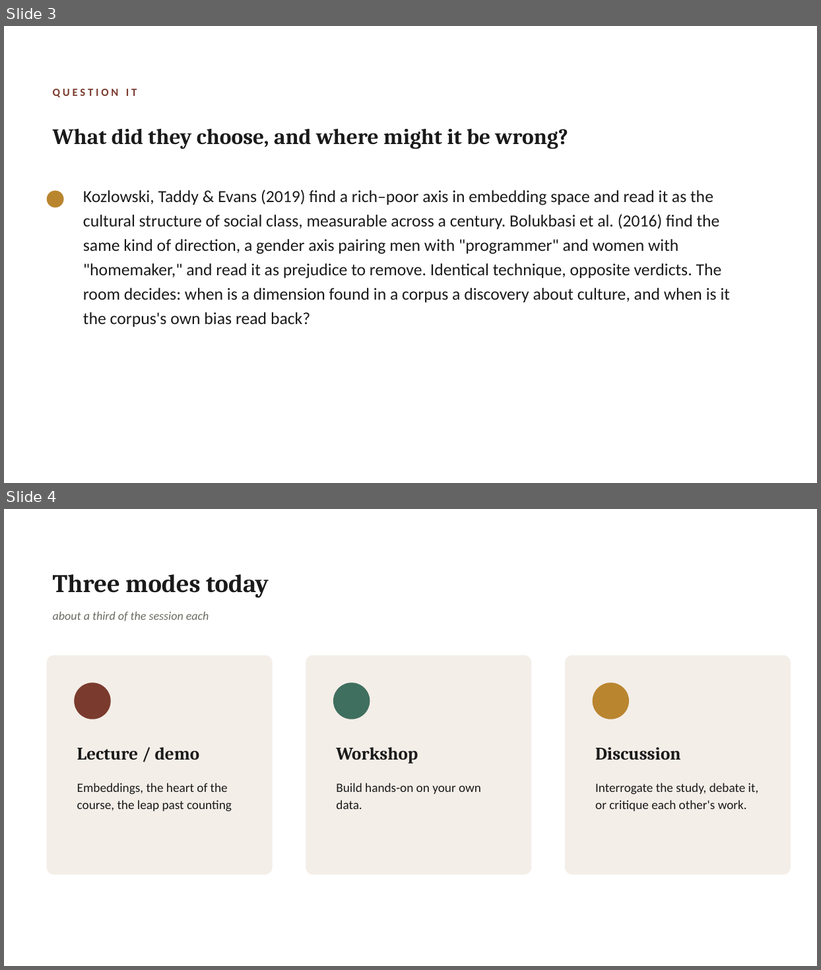
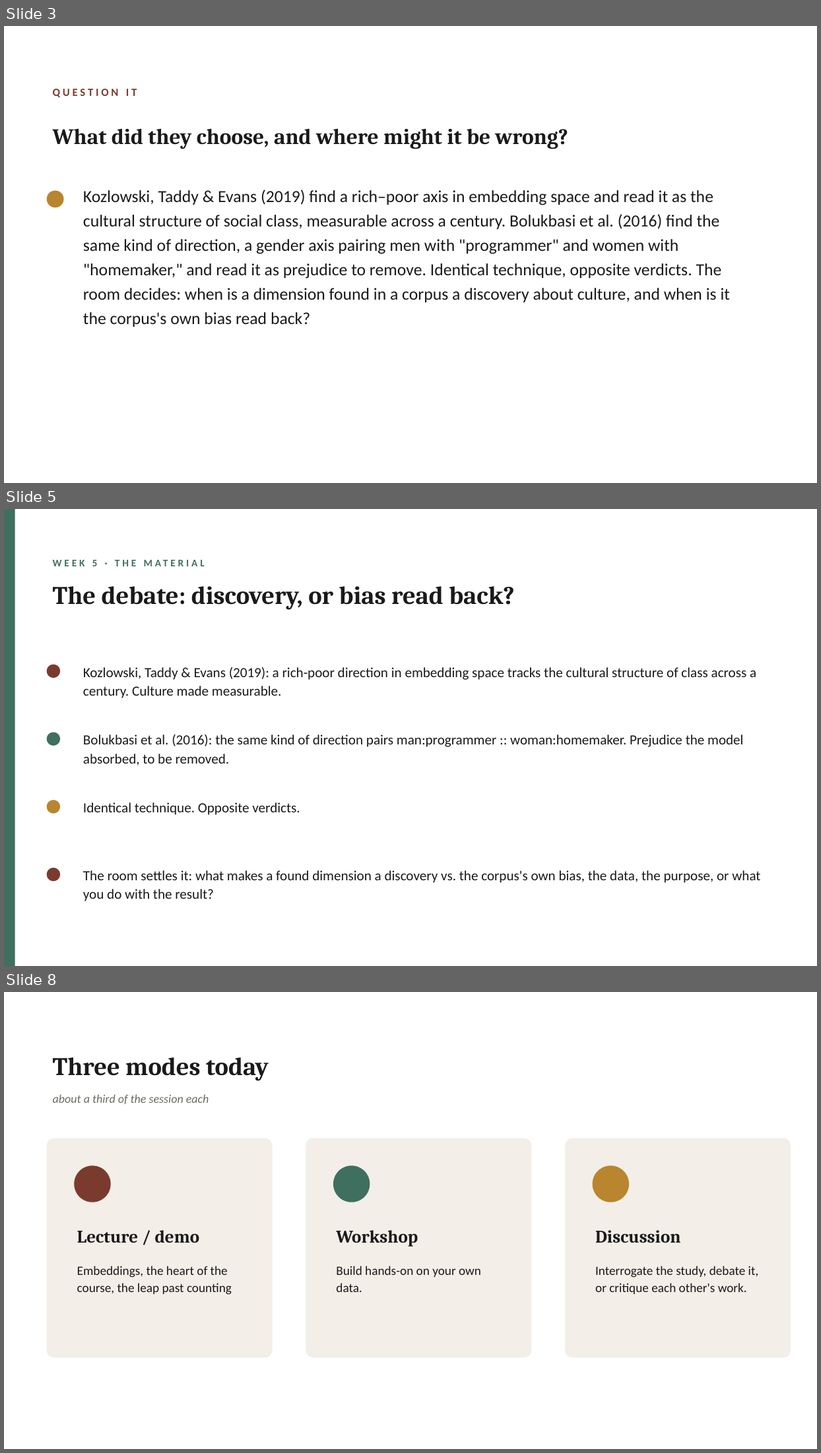
Before and after one commit to lucianli123/culture-as-data-2026, a slide deck: slides/pptx/week-05.pptx. Shown one above the other, each under a label of ours: slides 3 and 4 before the commit, slides 3, 5 and 8 after it; the slides between them are not shown. The pictures are 821x970 and 821x1453 pixels, drawn with LibreOffice and Linux fonts; fonts in the diff are those of the drawing. Boxes give left, top, right and bottom in pixels: in the first picture for what was removed or moved away, otherwise in the second. Text is boxed around its words. In the diff, an @@ line names an element or a change of style, - is before the commit and + after.

```diff
--- a/slides/pptx/week-05.pptx
+++ b/slides/pptx/week-05.pptx
@@ slide 5 added at (4, 509, 817, 966), background #FFFFFF @@
@@ rectangle added at (4, 509, 15, 966), fill #3F6F5F @@
@@ text added at (53, 560, 98, 605), 12 pt, text #3F6F5F, bold @@
+WEEK 5 · THE MATERIAL
@@ text added at (102, 586, 514, 610), 30 pt, text #1A1A1A, bold @@
+The debate: discovery, or bias read back?
@@ ellipse added at (47, 665, 60, 678), fill #7A3B2E @@
@@ text added at (83, 667, 756, 698), 16.5 pt, text #1A1A1A @@
+Kozlowski, Taddy & Evans (2019): a rich-poor direction in embedding space tracks the cultural structure of class across a century. Culture made measurable.
@@ ellipse added at (47, 732, 60, 746), fill #3F6F5F @@
@@ text added at (83, 734, 743, 766), 16.5 pt, text #1A1A1A @@
+Bolukbasi et al. (2016): the same kind of direction pairs man:programmer :: woman:homemaker. Prejudice the model absorbed, to be removed.
@@ ellipse added at (47, 801, 60, 814), fill #B9852F @@
@@ text added at (83, 803, 300, 815), 16.5 pt, text #1A1A1A @@
+Identical technique. Opposite verdicts.
@@ ellipse added at (47, 868, 60, 882), fill #7A3B2E @@
@@ text added at (83, 871, 760, 902), 16.5 pt, text #1A1A1A @@
+The room settles it: what makes a found dimension a discovery vs. the corpus's own bias, the data, the purpose, or what you do with the result?
@@ what was slide 4 is now slide 8 @@
```
Also in this commit, not shown: 3 other slides added, 39 other files.
